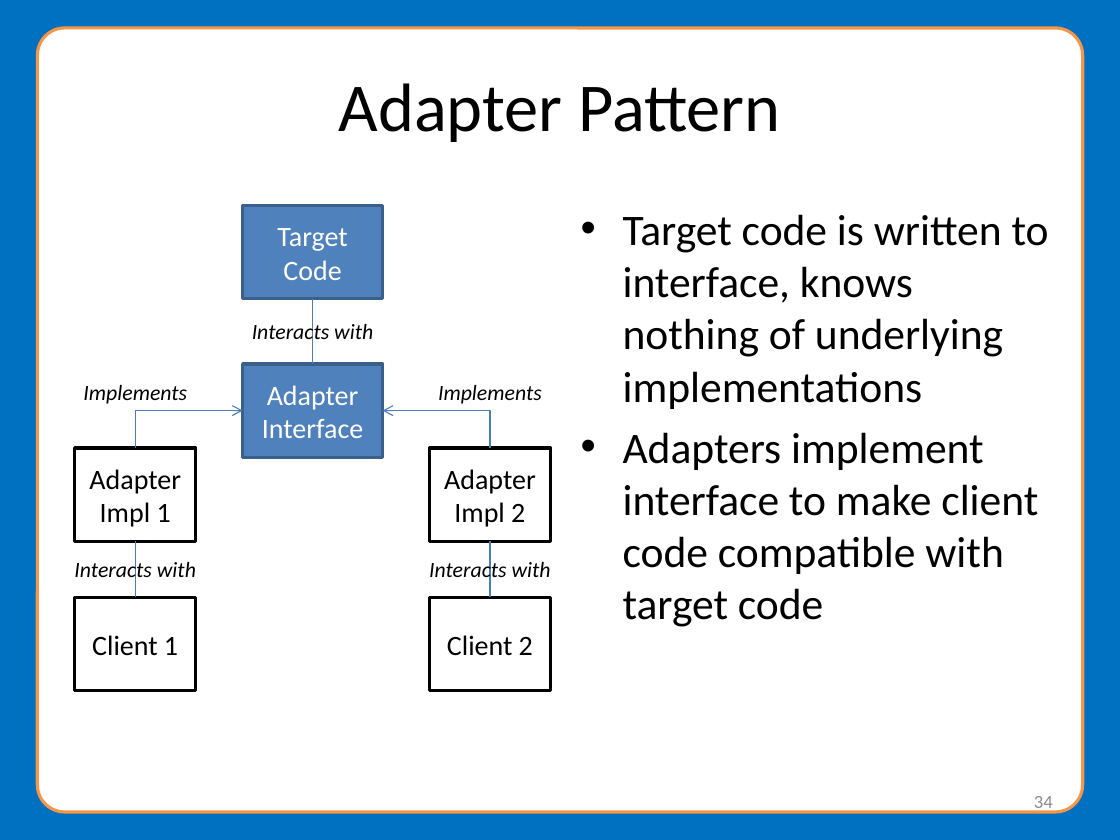
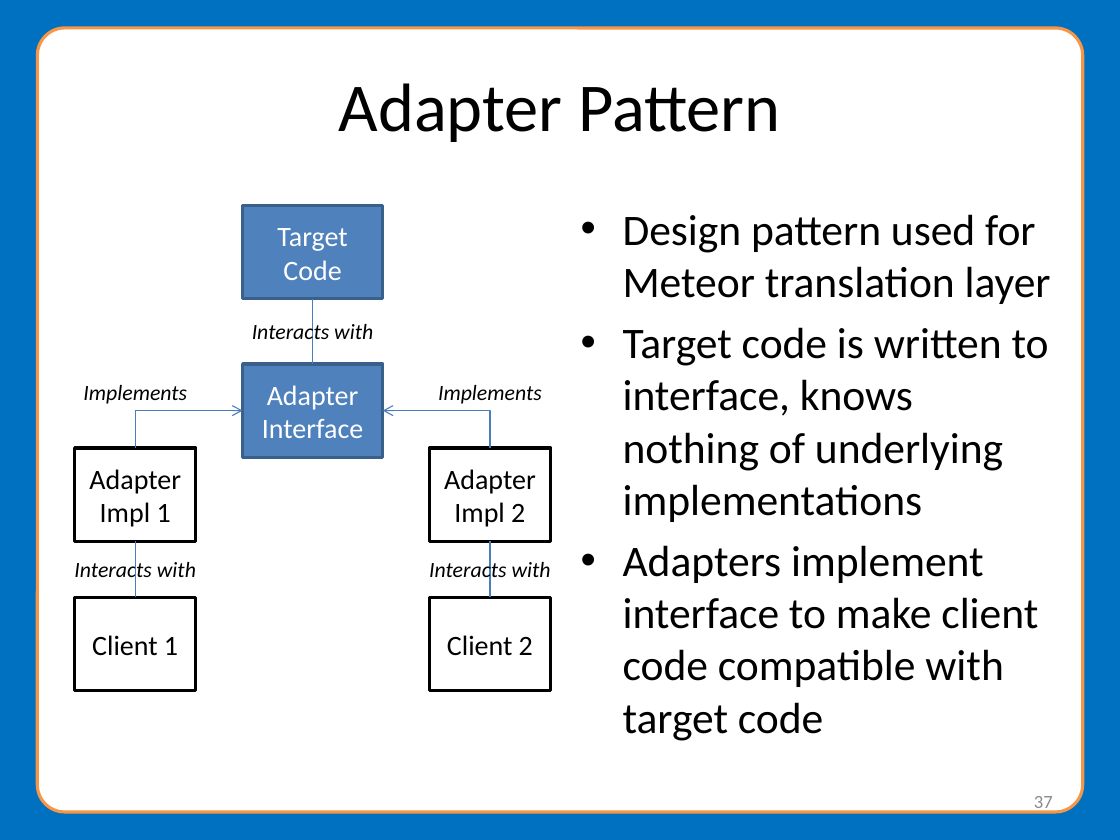
Before and after one commit to NationalStudentClearinghouse/Meteor4, a slide deck: slide 37 of docs/webinar/MeteorWebinarPresentation.pptx (slide 34 before the commit). Drawn at 1120x840 pixels with LibreOffice and Linux fonts; fonts in the diff are those of the drawing; background and template pictures are left out. Boxes give left, top, right and bottom in pixels: in the first picture for what was removed or moved away, otherwise in the second. Text is boxed around its words. In the diff, an @@ line names an element or a change of style, - is before the commit and + after.

```diff
--- a/docs/webinar/MeteorWebinarPresentation.pptx
+++ b/docs/webinar/MeteorWebinarPresentation.pptx
@@ text at (623, 214, 1051, 304): paragraph added @@
+• Design pattern used for Meteor translation layer
@@ page number at (1034, 796, 1053, 814): text changed @@
-34
+37
```
Also in this commit, not shown: 7 other slides changed, 17 slides added.
